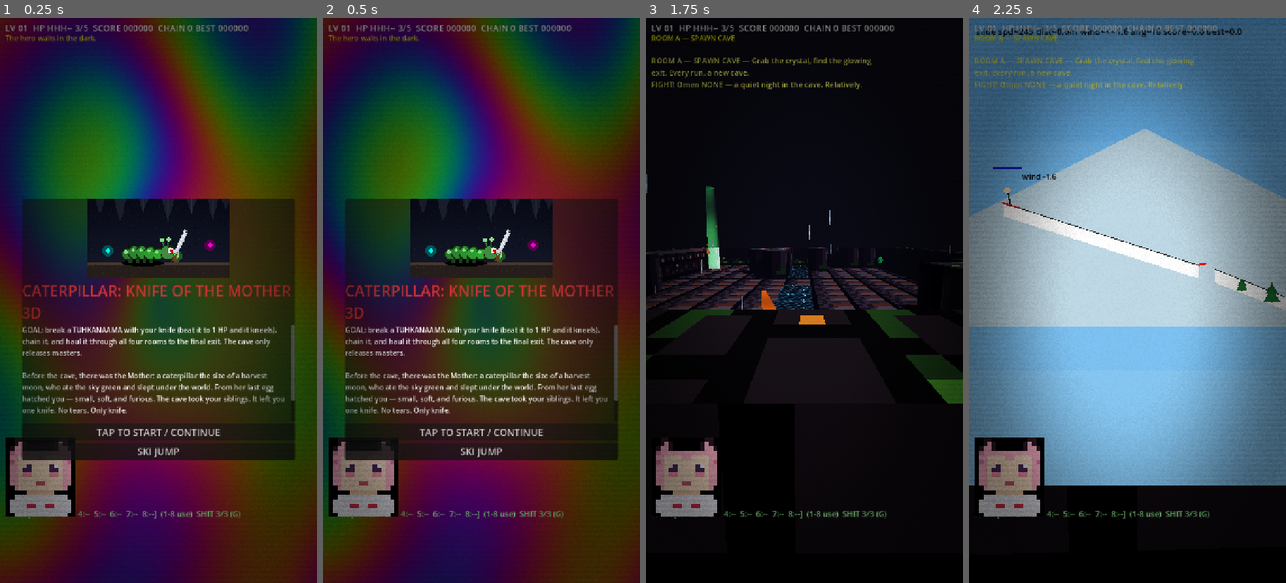
Above: before the commit, frames 1-4 (left to right).
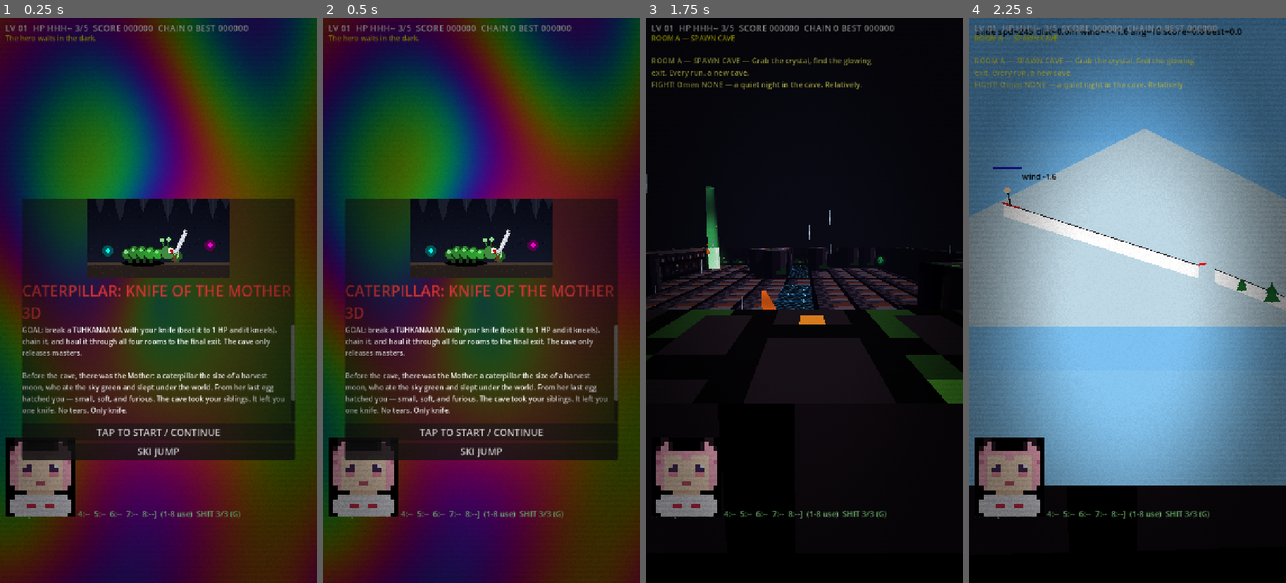
Above: after the commit, the same moments.

Repository: taistelupelto-rgb/tuomon-oma-videopeli
Game: Godot game, scene res://main.tscn
Two runs of this game, one before a commit and one after it. Both use one fixed random seed, a clock stepped at 60 frames per second and the inputs below. Sound files missing from this copy of the repository are replaced by a short silence.
Inputs (mouse positions are in pixels of both pictures, inside the frame that each line leads up to):
- Up to frame 1 (0.25 s): no input
- Up to frame 2 (0.5 s): no input
- Up to frame 3 (1.75 s): click "TAP TO START / CONTINUE" at 0.5 s; click "SKIP >>" at 1.25 s
- Up to frame 4 (2.25 s): tap Enter at 2 s; move the mouse to (1197, 272) at 2.02 s; hold Right from 2.03 s (still down); tap J at 2.1 s; click (1197, 272) at 2.17 s

Frames 1-2 are identical in both runs. In frame 3, less than 0.1% of the frame differs, in the area x 19-76%, y 40-45%; in frame 4, nothing differs.

Commit message:
feat: objective halos, throbbing exit, traps that look like traps

Diff:
--- a/main.gd
+++ b/main.gd
@@ -722,22 +722,22 @@
 	"kkddddddddddddkk",
 ]
 const SPIKE_TEX := [
-	"DDDDDDDDDDDDDDDD",
-	"DDDDDDDDDDDDDDDD",
-	".W...W...W...W..",
-	".WS..WS..WS..WS.",
-	".WSs.WSs.WSs.WSs",
-	"WSsSWSsSWSsSWSsS",
-	"WSsSWSsSWSsSWSsS",
-	"sSSsRRRRRRRRsSSs",
-	"sSSsRWRRRRWRsSSs",
-	"sSSSrrrrrrrrSSSs",
+	"RRRRRRRRRRRRRRRR",
+	"RWWRRRWWRRRWWRRR",
+	"RRRRRRRRRRRRRRRR",
+	"rRRRrRRRrRRRrRRR",
 	"DDDDDDDDDDDDDDDD",
 	"DdDdDdDdDdDdDdDd",
+	"DDDDDDDDDDDDDDDD",
+	"ssssssssssssssss",
+	"ssssssssssssssss",
+	"YDYDYDYDYDYDYDYD",
+	"DYDDDDDDDDDDDDDY",
+	"YDYDYDYDYDYDYDYD",
+	"DDDDDDDDDDDDDDDD",
 	"dDdDdDdDdDdDdDdD",
 	"DDDDDDDDDDDDDDDD",
 	"dDdDdDdDdDdDdDdD",
-	"DDDDDDDDDDDDDDDD",
 ]
 const EXIT_TEX := [
 	"DDDDDDDDDDDDDDDD",
@@ -829,6 +829,48 @@
 	s.pixel_size = pixel_size
 	s.position = Vector3(0, y, 0)
 	return s
+
+var halo_tex: Texture2D
+var spike_glow_mat: StandardMaterial3D
+var exit_glow_mat: StandardMaterial3D
+var exit_halo: Sprite3D
+
+func _halo_tex() -> Texture2D:
+	# one shared soft radial glow, tinted per use via modulate
+	if halo_tex != null:
+		return halo_tex
+	var img := Image.create(32, 32, false, Image.FORMAT_RGBA8)
+	for y in 32:
+		for x in 32:
+			var d := Vector2(x - 15.5, y - 15.5).length() / 16.0
+			var a := clampf(1.0 - d, 0.0, 1.0)
+			img.set_pixel(x, y, Color(1, 1, 1, a * a))
+	halo_tex = ImageTexture.create_from_image(img)
+	return halo_tex
+
+func _add_halo(parent: Node3D, color: Color, size: float, y: float) -> Sprite3D:
+	var s := Sprite3D.new()
+	s.texture = _halo_tex()
+	s.billboard = BaseMaterial3D.BILLBOARD_ENABLED
+	s.shaded = false
+	s.texture_filter = BaseMaterial3D.TEXTURE_FILTER_LINEAR
+	s.modulate = color
+	s.pixel_size = size / 32.0
+	s.position = Vector3(0, y, 0)
+	s.cast_shadow = GeometryInstance3D.SHADOW_CASTING_SETTING_OFF
+	parent.add_child(s)
+	return s
+
+func _halo_color(kind: String) -> Color:
+	if kind == "heart":
+		return Color(1.0, 0.25, 0.35, 0.55)
+	if kind == "melon":
+		return Color(0.85, 1.0, 0.3, 0.55)
+	if kind == "sharp":
+		return Color(1.0, 0.8, 0.25, 0.6)
+	if kind == "boots":
+		return Color(1.0, 0.55, 0.2, 0.55)
+	return Color(0.3, 1.0, 0.45, 0.55) # crys + default green
 
 func _get_shadow_tex() -> Texture2D:
 	if shadow_tex != null:
@@ -1584,6 +1626,14 @@
 		lantern.light_energy = 1.15 + sin(tick * 0.11) * 0.08 + sin(tick * 0.043) * 0.06
 	if is_instance_valid(exit_light):
 		exit_light.light_energy = 1.4 + sin(tick * 0.05) * 0.4
+	# throbbing trap teeth + breathing exit glow
+	if spike_glow_mat != null:
+		spike_glow_mat.emission_energy_multiplier = 1.3 + sin(tick * 0.09) * 0.7
+	if exit_glow_mat != null:
+		exit_glow_mat.emission_energy_multiplier = 1.1 + sin(tick * 0.07) * 0.5
+	if is_instance_valid(exit_halo):
+		var ehs := 4.0 + sin(tick * 0.07) * 0.5
+		exit_halo.pixel_size = ehs / 32.0
 	for t in torches:
 		if is_instance_valid(t):
 			t.light_energy = 0.9 + sin(tick * 0.09 + t.position.x * 1.7 + t.position.z) * 0.12
@@ -1905,6 +1955,8 @@
 	link.mesh = bm
 	(room_node if room_node else self).add_child(link)
 	e["leash"] = link
+	if not is_instance_valid(e.get("halo") as Node3D):
+		e["halo"] = _add_halo(e["node"] as Node3D, Color(1.0, 0.8, 0.25, 0.55), 2.4, 0.9)
 
 func _leash_update() -> void:
 	if player_node == null:
@@ -2393,7 +2445,7 @@
 		"W": Color(0.95, 0.97, 1.0), "S": Color(0.62, 0.66, 0.72),
 		"s": Color(0.32, 0.35, 0.42), "R": Color(1.0, 0.12, 0.08),
 		"r": Color(0.45, 0.05, 0.05), "D": Color(0.07, 0.07, 0.10),
-		"d": Color(0.16, 0.16, 0.20),
+		"d": Color(0.16, 0.16, 0.20), "Y": Color(0.9, 0.75, 0.1),
 	}
 
 func _exit_pal() -> Dictionary:
@@ -2600,6 +2652,7 @@
 	var wall_m := _pixel_mat(WALL_TEX, CAVE_PAL)
 	var pillar_m := _pixel_mat(PILLAR_TEX, CAVE_PAL)
 	var spike_m := _tex_mat("spike", SPIKE_TEX, _spike_pal(), 1.6)
+	spike_glow_mat = spike_m
 	var rsh := Shader.new()
 	rsh.code = RIVER_SHADER
 	river_mat = ShaderMaterial.new()
@@ -2647,9 +2700,15 @@
 				b.add_child(mi)
 				room_node.add_child(b)
 			elif ch == "s":
-				var s := _box(Vector3(CELL * 0.9, 0.34, CELL * 0.9), spike_m)
-				s.position = Vector3(wx, 0.17, wz)
-				room_node.add_child(s)
+				# a trap that reads as a trap: hazard plate + four red-hot teeth
+				var plate := _box(Vector3(CELL * 0.98, 0.1, CELL * 0.98), spike_m)
+				plate.position = Vector3(wx, 0.05, wz)
+				room_node.add_child(plate)
+				for ox in [-CELL * 0.22, CELL * 0.22]:
+					for oz in [-CELL * 0.22, CELL * 0.22]:
+						var tooth := _box(Vector3(0.5, 1.1, 0.5), spike_m)
+						tooth.position = Vector3(wx + ox, 0.65, wz + oz)
+						room_node.add_child(tooth)
 			elif ch == "w":
 				river_cells.append(Vector2i(mx, my))
 				var wplane := _box(Vector3(CELL * 0.98, 0.06, CELL * 0.98), river_mat)
@@ -2658,9 +2717,12 @@
 			elif ch == "E":
 				exit_node = Area3D.new()
 				exit_node.position = Vector3(wx, 0.0, wz)
-				var pillar := _box(Vector3(1.0, WALL_H, 1.0), _tex_mat("exit", EXIT_TEX, _exit_pal(), 1.2))
+				var emat := _tex_mat("exit", EXIT_TEX, _exit_pal(), 1.2)
+				exit_glow_mat = emat
+				var pillar := _box(Vector3(1.0, WALL_H, 1.0), emat)
 				pillar.position = Vector3(0, WALL_H / 2.0, 0)
 				exit_node.add_child(pillar)
+				exit_halo = _add_halo(exit_node, Color(0.3, 1.0, 0.45, 0.5), 4.0, 1.2)
 				exit_light = OmniLight3D.new()
 				exit_light.position = Vector3(0, 2.0, 0)
 				exit_light.omni_range = 7.0
@@ -2759,6 +2821,7 @@
 		var cnode := _sprite3d(_cached_tex("item_crys", cpair[0], cpair[1]), 0.07, 0.9)
 		cnode.position = Vector3(p.x * CELL, 0.9, p.y * CELL)
 		room_node.add_child(cnode)
+		_add_halo(cnode, _halo_color("crys"), 1.8, 0.0)
 		it["pos"] = Vector3(p.x * CELL, 0.0, p.y * CELL)
 		it["node"] = cnode
 		it["taken"] = false
@@ -2770,6 +2833,7 @@
 		var node := _sprite3d(_cached_tex("item_" + String(ex["kind"]), xpair[0], xpair[1]), 0.07, 0.9)
 		node.position = Vector3(p.x * CELL, 0.9, p.y * CELL)
 		room_node.add_child(node)
+		_add_halo(node, _halo_color(String(ex["kind"])), 1.8, 0.0)
 		ex["pos"] = Vector3(p.x * CELL, 0.0, p.y * CELL)
 		ex["node"] = node
 		ex["taken"] = false
@@ -2808,6 +2872,8 @@
 		sprite = _sprite3d(_cached_tex(ekey, pair[0], pair[1]), 0.09, 0.8 * scale_f)
 	sprite.scale = Vector3.ONE * scale_f
 	n.add_child(sprite)
+	if e["boss"]:
+		_add_halo(n, Color(1.0, 0.2, 0.15, 0.55), 3.4, 0.9 * scale_f)
 	var base_mod := Color(1, 1, 1)
 	if e["elite"]:
 		base_mod = Color(1.5, 0.9, 0.5)
